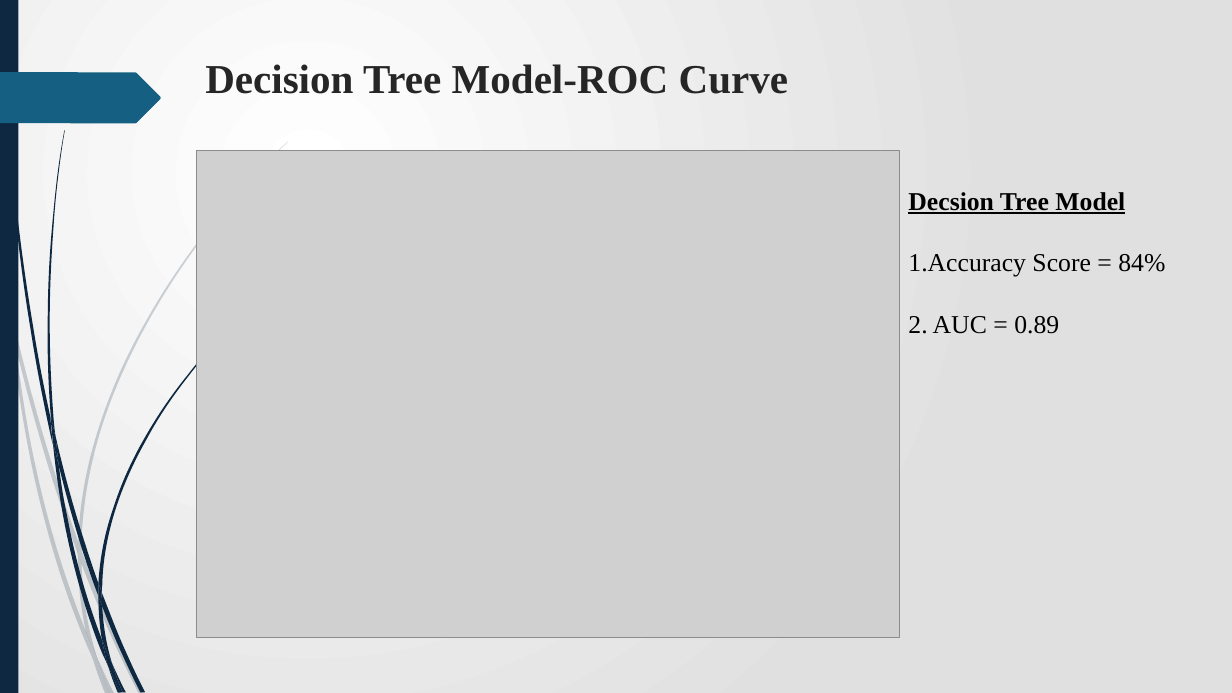
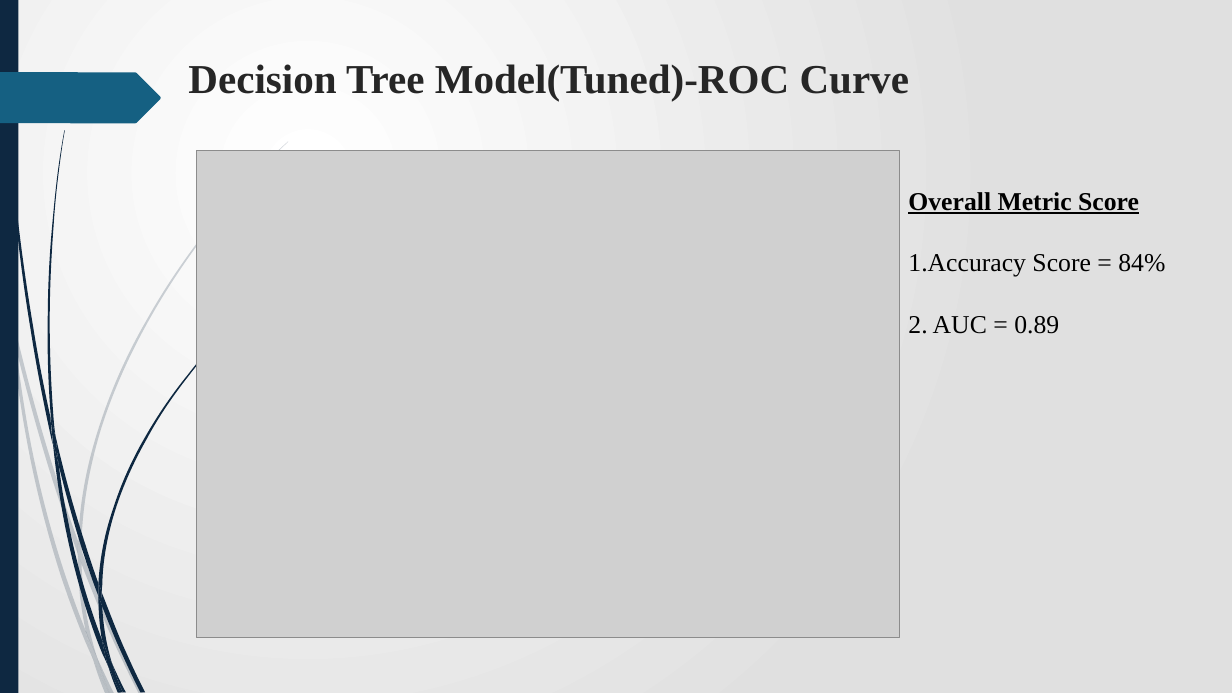
Before and after one commit to James-tech4/JAMES-PHASE-3-DSPT-8-PROJECT, a slide deck: slide 13 of Presentation.pptx. Drawn at 1232x693 pixels with LibreOffice and Linux fonts; fonts in the diff are those of the drawing; grey boxes stand for pictures. Boxes give left, top, right and bottom in pixels: in the first picture for what was removed or moved away, otherwise in the second. Text is boxed around its words. In the diff, an @@ line names an element or a change of style, - is before the commit and + after.

```diff
--- a/Presentation.pptx
+++ b/Presentation.pptx
@@ title at (x1=188, y1=64, x2=909, y2=101): text changed @@
-Decision Tree Model-ROC Curve
+Decision Tree Model(Tuned)-ROC Curve
@@ text at (x1=908, y1=192, x2=1139, y2=214): text changed @@
-Decsion Tree Model
+Overall Metric Score
```
Also in this commit, not shown: 3 other slides changed, 2 slides added, 2 slides removed, 1 other file.
